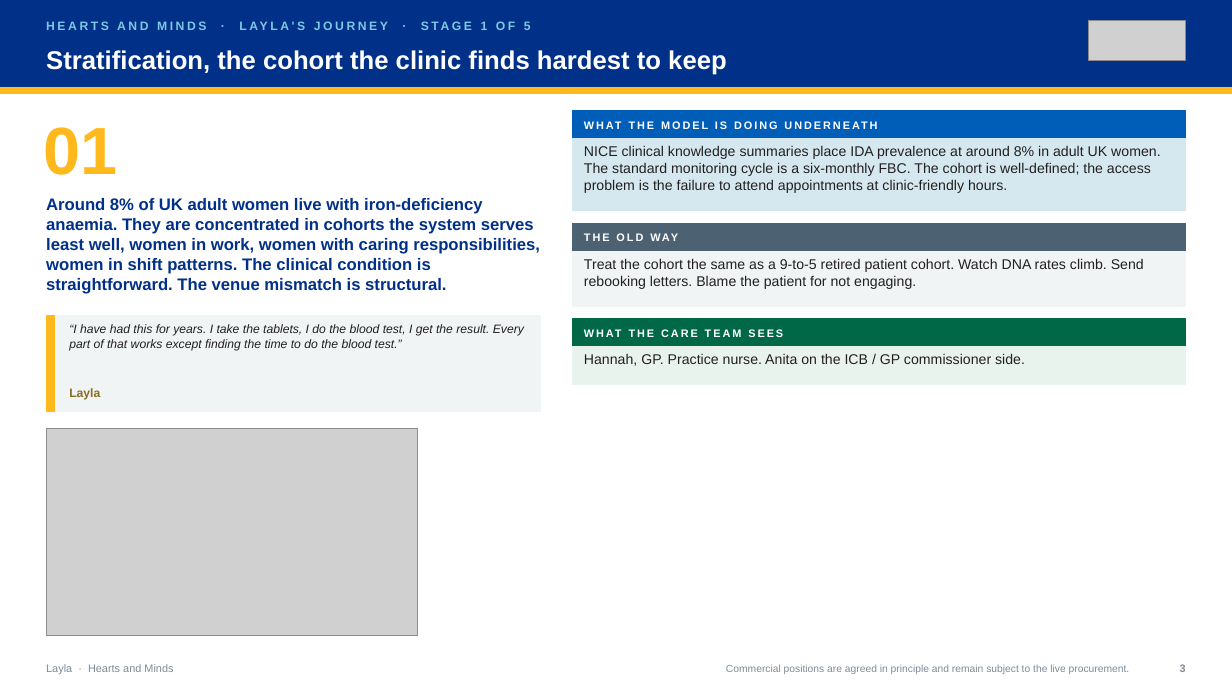
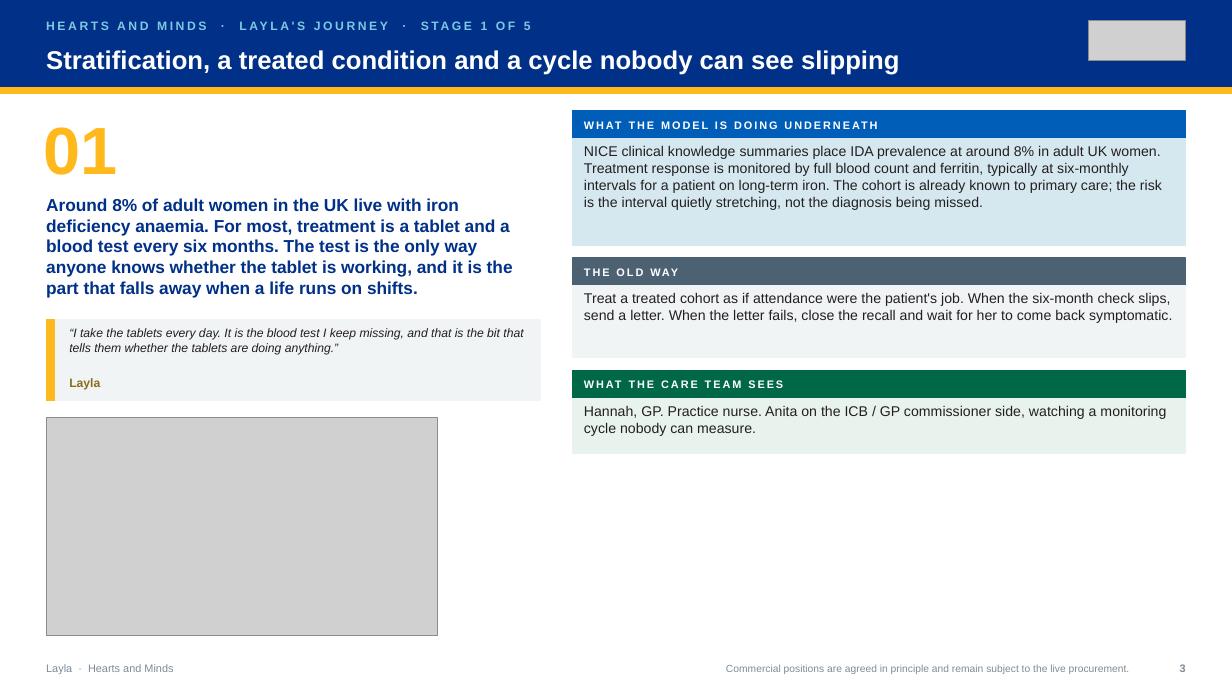
Before and after one commit to ScottEason1967/dtx-ecosystem, a slide deck: slide 3 of hearts-and-minds/journey-decks/hm-journey-layla-v1.pptx. Drawn at 1232x693 pixels with LibreOffice and Linux fonts; fonts in the diff are those of the drawing; grey boxes stand for pictures. Boxes give left, top, right and bottom in pixels: in the first picture for what was removed or moved away, otherwise in the second. Text is boxed around its words. In the diff, an @@ line names an element or a change of style, - is before the commit and + after.

```diff
--- a/hearts-and-minds/journey-decks/hm-journey-layla-v1.pptx
+++ b/hearts-and-minds/journey-decks/hm-journey-layla-v1.pptx
@@ text at <box>46,50,899,75</box>: text changed @@
-Stratification, the cohort the clinic finds hardest to keep
+Stratification, a treated condition and a cycle nobody can see slipping
@@ rectangle: place and size @@
-rectangle at <box>573,139,1186,211</box>
+rectangle at <box>573,139,1186,245</box>
@@ text at <box>584,145,1162,210</box>: text changed @@
-NICE clinical knowledge summaries place IDA prevalence at around 8% in adult UK women. The standard monitoring cycle is a six-monthly FBC. The cohort is well-defined; the access problem is the failure to attend appointments at clinic-friendly hours.
+NICE clinical knowledge summaries place IDA prevalence at around 8% in adult UK women. Treatment response is monitored by full blood count and ferritin, typically at six-monthly intervals for a patient on long-term iron. The cohort is already known to primary care; the risk is the interval quietly stretching, not the diagnosis being missed.
@@ text at <box>46,198,513,298</box>: text changed; size 13 to 13.5 pt @@
-Around 8% of UK adult women live with iron-deficiency anaemia. They are concentrated in cohorts the system serves least well, women in work, women with caring responsibilities, women in shift patterns. The clinical condition is straightforward. The venue mismatch is structural.
+Around 8% of adult women in the UK live with iron deficiency anaemia. For most, treatment is a tablet and a blood test every six months. The test is the only way anyone knows whether the tablet is working, and it is the part that falls away when a life runs on shifts.
@@ rectangle: place and size @@
-rectangle at <box>573,224,1186,251</box>
+rectangle at <box>573,258,1186,286</box>
@@ text "THE OLD WAY": place and size @@
-text "THE OLD WAY" at <box>584,224,1175,251</box>
+text "THE OLD WAY" at <box>584,258,1175,286</box>
@@ rectangle: place and size @@
-rectangle at <box>573,251,1186,306</box>
+rectangle at <box>573,286,1186,358</box>
@@ text at <box>584,292,1172,323</box>: text changed @@
-Treat the cohort the same as a 9-to-5 retired patient cohort. Watch DNA rates climb. Send rebooking letters. Blame the patient for not engaging.
+Treat a treated cohort as if attendance were the patient's job. When the six-month check slips, send a letter. When the letter fails, close the recall and wait for her to come back symptomatic.
@@ rectangle: place and size @@
-rectangle at <box>46,316,541,411</box>
+rectangle at <box>46,320,541,400</box>
@@ rectangle: place and size @@
-rectangle at <box>46,316,55,411</box>
+rectangle at <box>46,320,55,400</box>
@@ text at <box>69,328,523,355</box>: text changed @@
-“I have had this for years. I take the tablets, I do the blood test, I get the result. Every part of that works except finding the time to do the blood test.”
+“I take the tablets every day. It is the blood test I keep missing, and that is the bit that tells them whether the tablets are doing anything.”
@@ text "Layla": place and size @@
-text "Layla" at <box>69,388,100,400</box>
+text "Layla" at <box>69,378,100,390</box>
@@ rectangle: place and size @@
-rectangle at <box>573,319,1186,347</box>
+rectangle at <box>573,371,1186,398</box>
@@ text "WHAT THE CARE TEAM SEES": place and size @@
-text "WHAT THE CARE TEAM SEES" at <box>584,319,1175,347</box>
+text "WHAT THE CARE TEAM SEES" at <box>584,371,1175,398</box>
@@ picture: place and size @@
-picture at <box>46,428,418,636</box>
+picture at <box>46,418,438,636</box>
@@ rectangle: place and size @@
-rectangle at <box>573,347,1186,384</box>
+rectangle at <box>573,398,1186,453</box>
@@ text at <box>584,405,1166,436</box>: text changed @@
-Hannah, GP. Practice nurse. Anita on the ICB / GP commissioner side.
+Hannah, GP. Practice nurse. Anita on the ICB / GP commissioner side, watching a monitoring cycle nobody can measure.
```
Also in this commit, not shown: 7 other slides changed, 25 other files.
